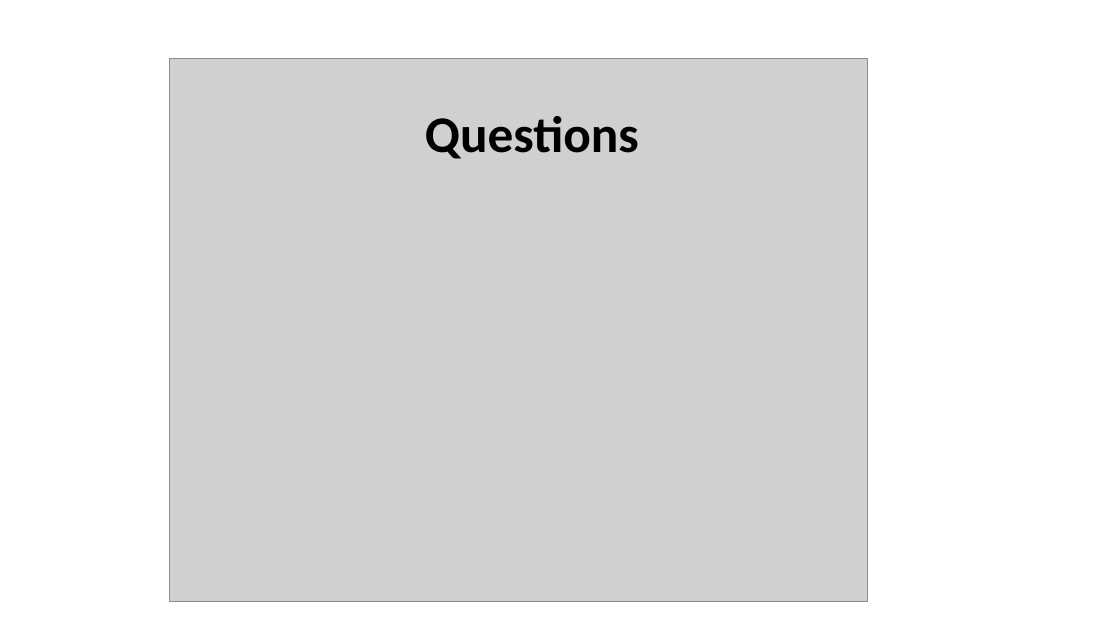
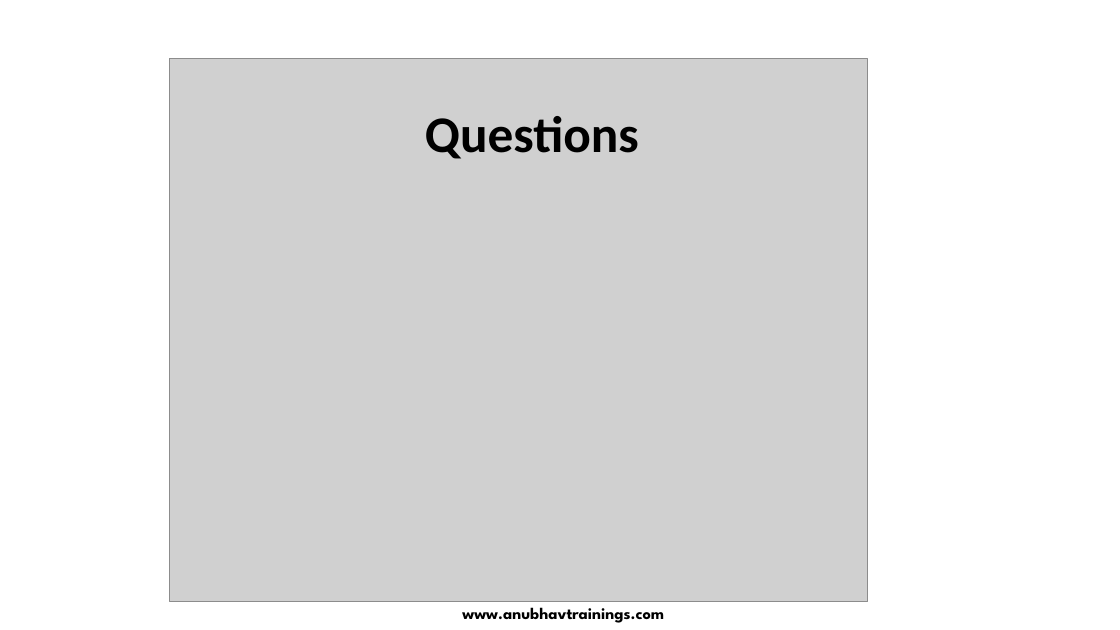
Before and after one commit to soyuztechnologies/SAC_SaamaTechnologies, a slide deck: slide 11 of day 9/SAC_Training Day 9.pptx. Drawn at 1120x630 pixels with LibreOffice and Linux fonts; fonts in the diff are those of the drawing; grey boxes stand for pictures. Boxes give left, top, right and bottom in pixels: in the first picture for what was removed or moved away, otherwise in the second. Text is boxed around its words. In the diff, an @@ line names an element or a change of style, - is before the commit and + after.

Commit message:
SAC

```diff
--- a/day 9/SAC_Training Day 9.pptx
+++ b/day 9/SAC_Training Day 9.pptx
@@ text added at (462, 607, 664, 623), 14 pt, text #000000, bold @@
+www.anubhavtrainings.com
```
Also in this commit, not shown: 1 other slide changed.
